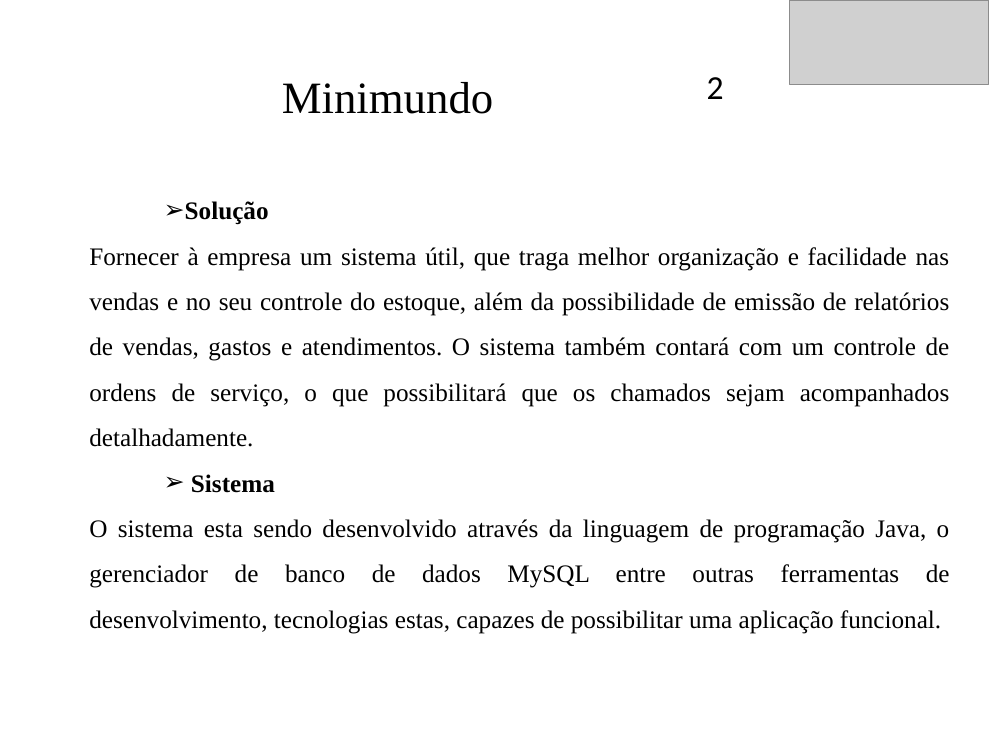
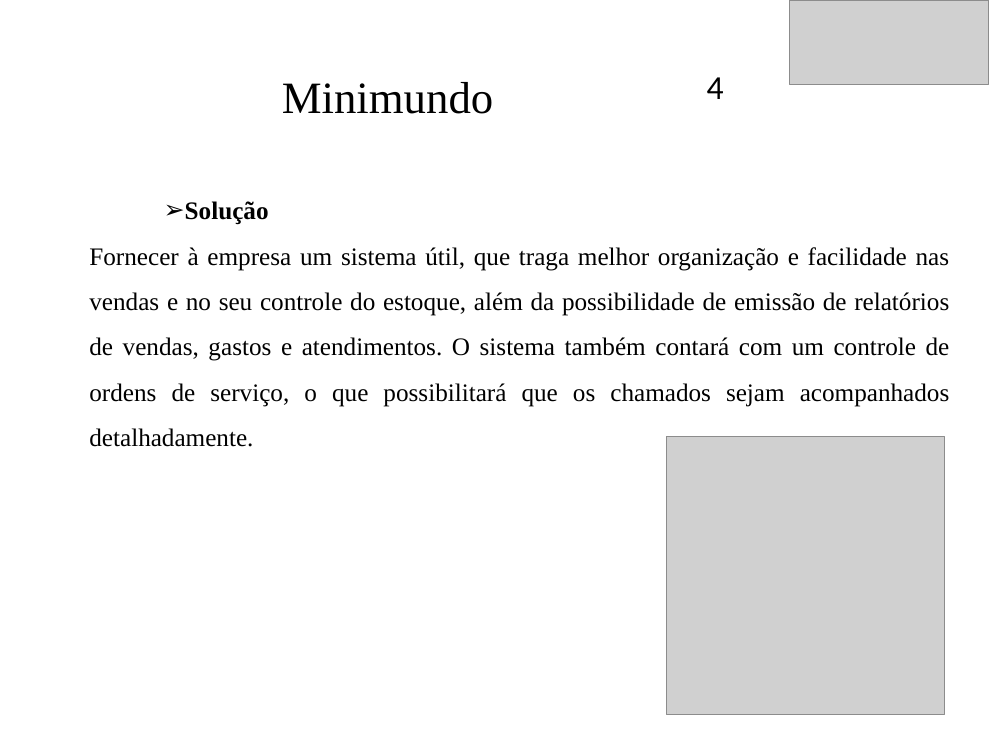
Before and after one commit to CaioXM01/JCSistemas, a slide deck: slide 5 of Documentacao/JCSistemas.ppt (slide 3 before the commit). Drawn at 1008x756 pixels with LibreOffice and Linux fonts; fonts in the diff are those of the drawing; grey boxes stand for pictures; background and template pictures are left out. Boxes give left, top, right and bottom in pixels: in the first picture for what was removed or moved away, otherwise in the second. Text is boxed around its words. In the diff, an @@ line names an element or a change of style, - is before the commit and + after.

```diff
--- a/Documentacao/JCSistemas.ppt
+++ b/Documentacao/JCSistemas.ppt
@@ text at (707, 77, 724, 99): text changed @@
-2
+4
@@ picture added at (666, 436, 944, 715) @@
@@ text at (89, 474, 950, 634): paragraphs removed @@
-➢ Sistema
-O sistema esta sendo desenvolvido através da linguagem de programação Java, o gerenciador de banco de dados MySQL entre outras ferramentas de desenvolvimento, tecnologias estas, capazes de possibilitar uma aplicação funcional.
```
Also in this commit, not shown: 20 other slides changed, 4 slides added, 2 other files.
